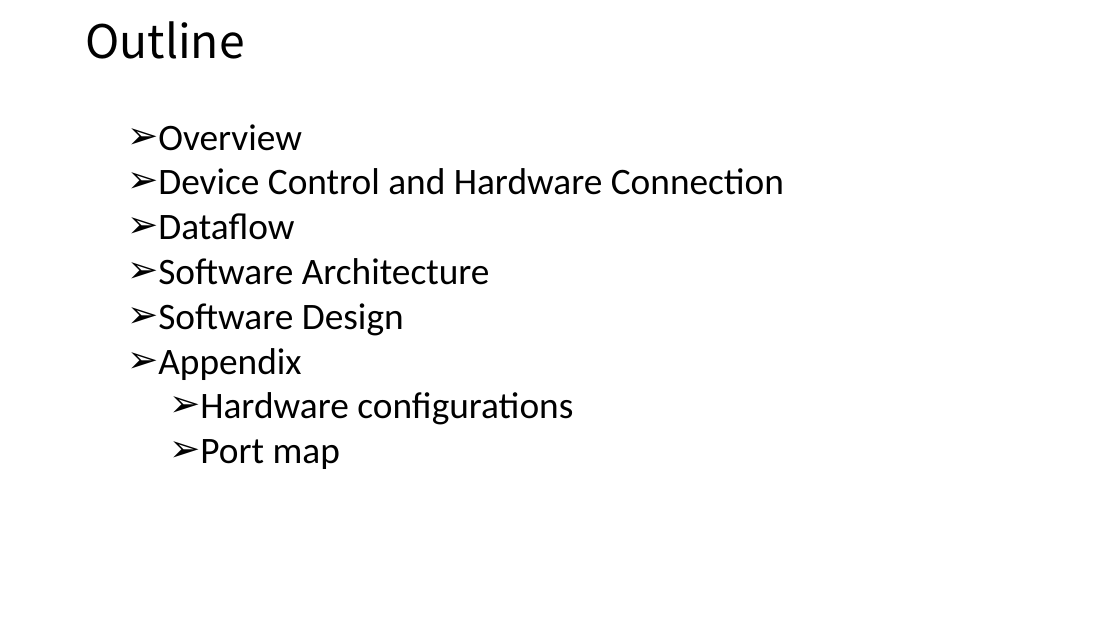
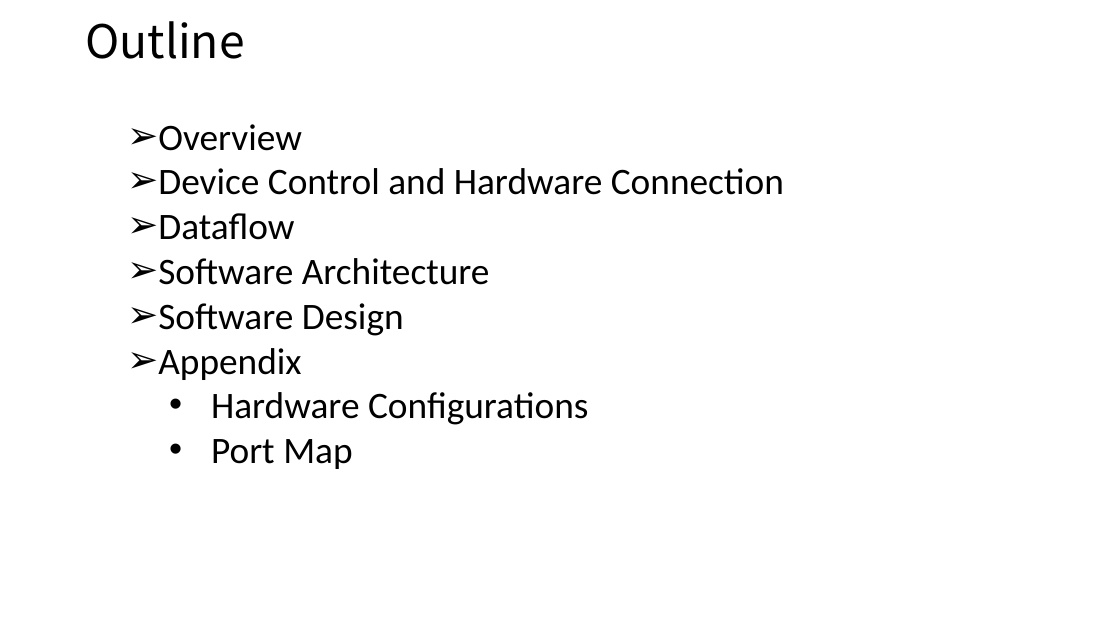
Before and after one commit to iwatake2222/DigitalCamera_STM32, a slide deck: slide 2 of 01_doc/DigitalCameraDesignDocument.pptx. Drawn at 1120x630 pixels with LibreOffice and Linux fonts; fonts in the diff are those of the drawing. Boxes give left, top, right and bottom in pixels: in the first picture for what was removed or moved away, otherwise in the second. Text is boxed around its words. In the diff, an @@ line names an element or a change of style, - is before the commit and + after.

```diff
--- a/01_doc/DigitalCameraDesignDocument.pptx
+++ b/01_doc/DigitalCameraDesignDocument.pptx
@@ text at (211,392,588,469): text changed @@
-  ➢ Hardware configurations
-  ➢ Port map
+  • Hardware Configurations
+  • Port Map
```
Also in this commit, not shown: 3 other slides changed, 1 slide added, 1 slide removed, 9 other files.
